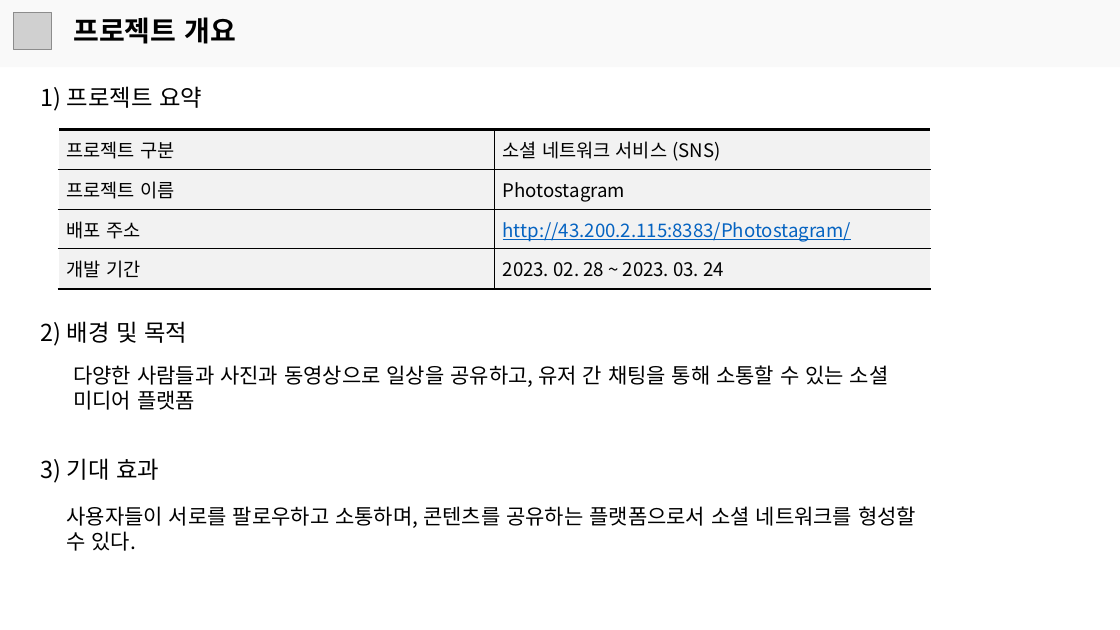
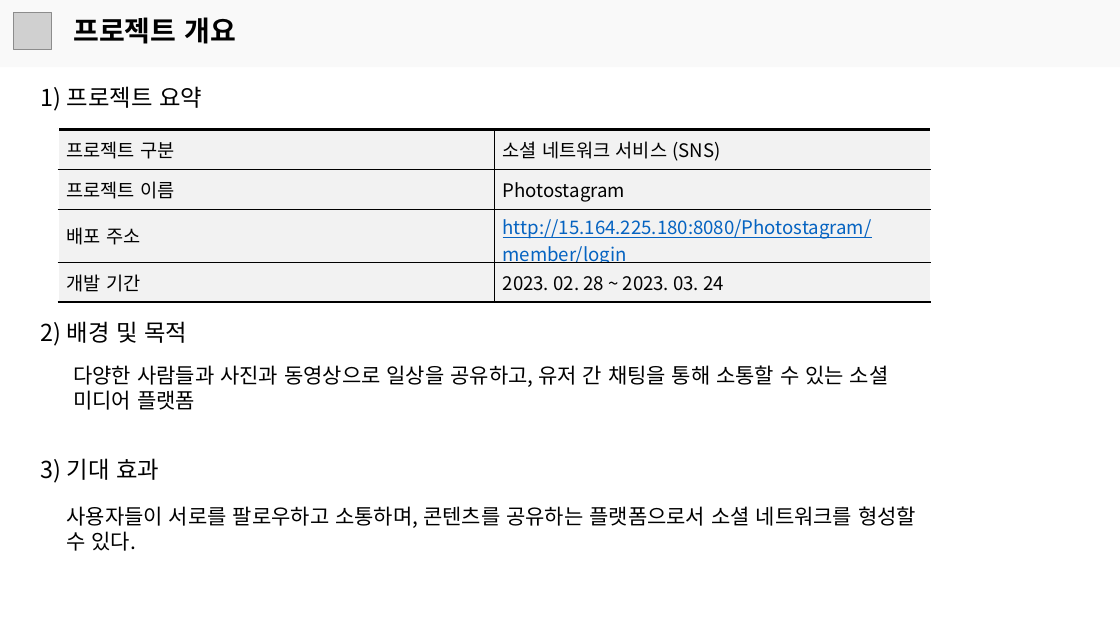
Before and after one commit to JGwanghou/Photostagram_, a slide deck: slide 3 of 프로젝트 발표 보고서.pptx. Drawn at 1120x630 pixels with LibreOffice and Linux fonts; fonts in the diff are those of the drawing; grey boxes stand for pictures. Boxes give left, top, right and bottom in pixels: in the first picture for what was removed or moved away, otherwise in the second. Text is boxed around its words. In the diff, an @@ line names an element or a change of style, - is before the commit and + after.

Commit message:
0508

```diff
--- a/프로젝트 발표 보고서.pptx
+++ b/프로젝트 발표 보고서.pptx
@@ table at (x1=58, y1=129, x2=930, y2=302) @@
-row 3, column 2: http://43.200.2.115:8383/Photostagram/
+row 3, column 2: http://15.164.225.180:8080/Photostagram/member/login
```
Also in this commit, not shown: 1 other slide changed.
